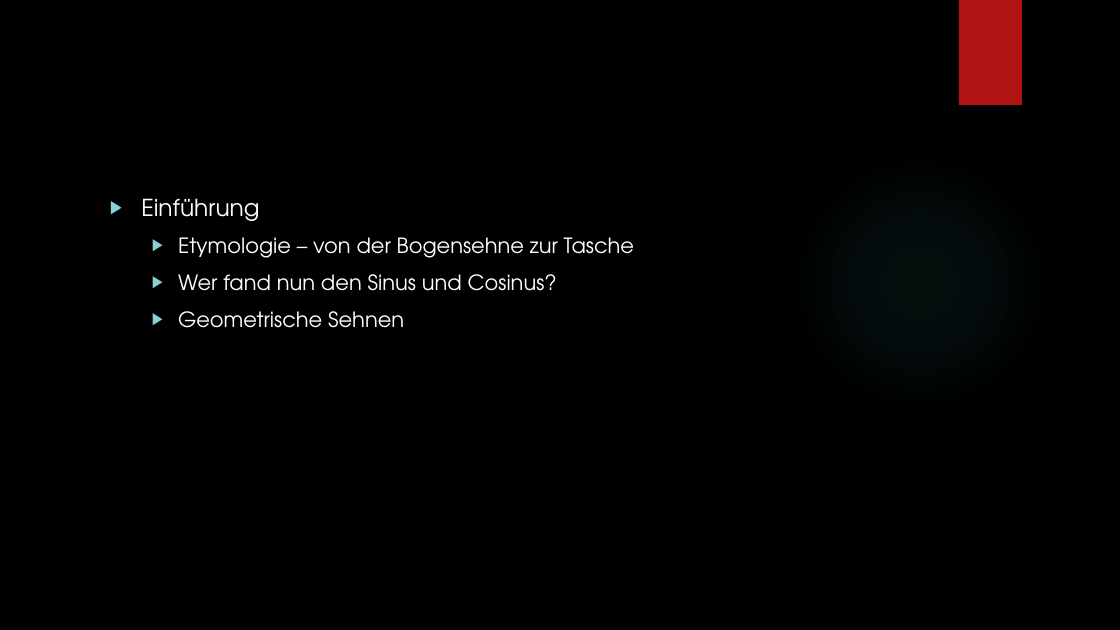
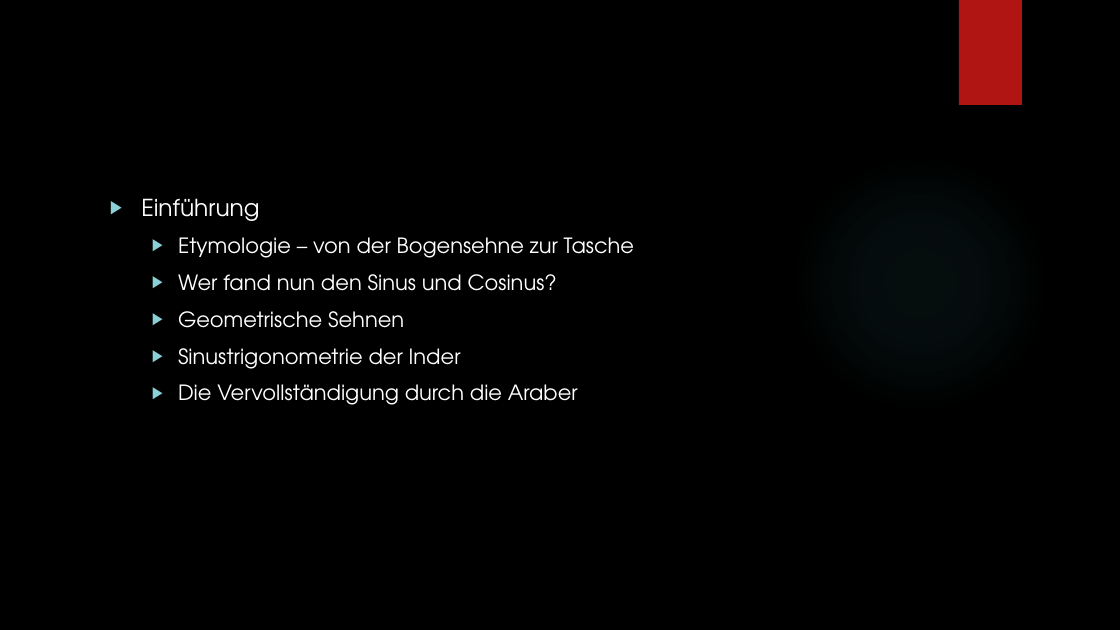
Before and after one commit to ProofTyler/hs, a slide deck: slide 2 of material/Sinus und Kosinus.pptx. Drawn at 1120x630 pixels with LibreOffice and Linux fonts; fonts in the diff are those of the drawing; background and template pictures are left out. Boxes give left, top, right and bottom in pixels: in the first picture for what was removed or moved away, otherwise in the second. Text is boxed around its words. In the diff, an @@ line names an element or a change of style, - is before the commit and + after.

```diff
--- a/material/Sinus und Kosinus.pptx
+++ b/material/Sinus und Kosinus.pptx
@@ text at (178, 348, 578, 405): paragraphs added @@
+  ▶ Sinustrigonometrie der Inder
+  ▶ Die Vervollständigung durch die Araber
```
Also in this commit, not shown: 4 other slides changed, 1 slide added, 1 slide removed.
